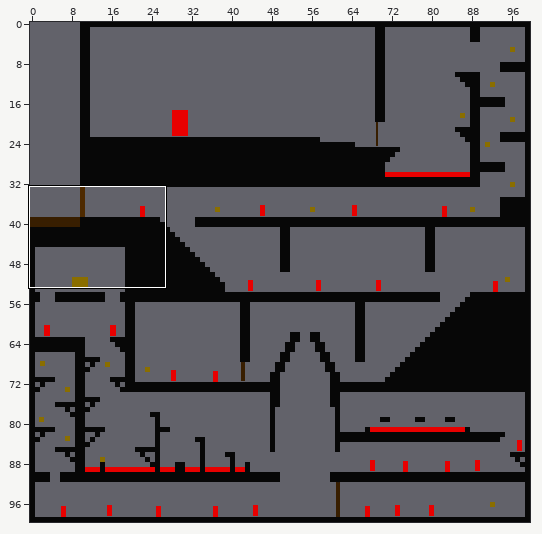
An edit to a level. Tiled map (JSON), assets/maps/Chateau.json. Above, an overview of the earlier version with the close-up marked.
Close-up. Before:
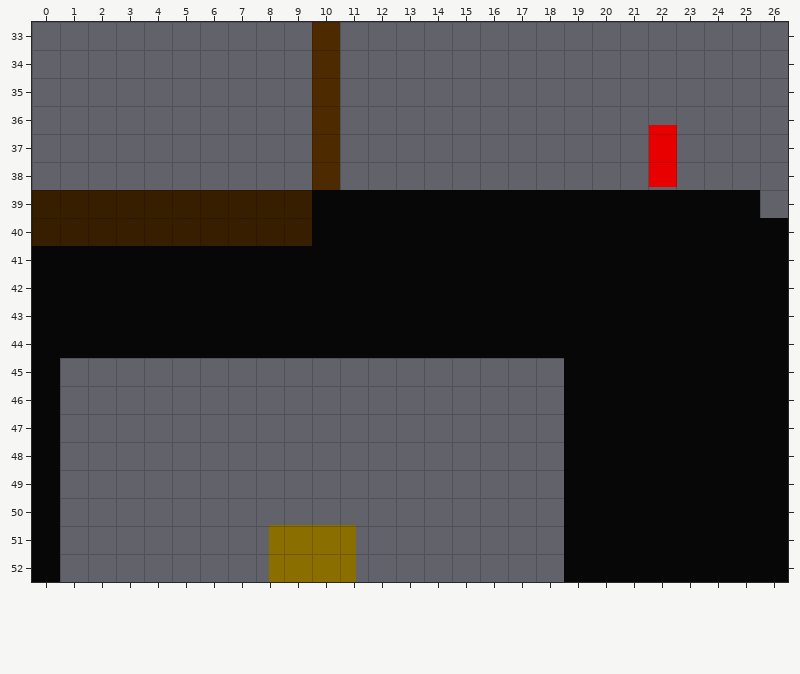
Cells are 32x32 px. Shown: x 0..26, y 33..52. The commit also changed other parts of the map, which this record leaves out.
The result:
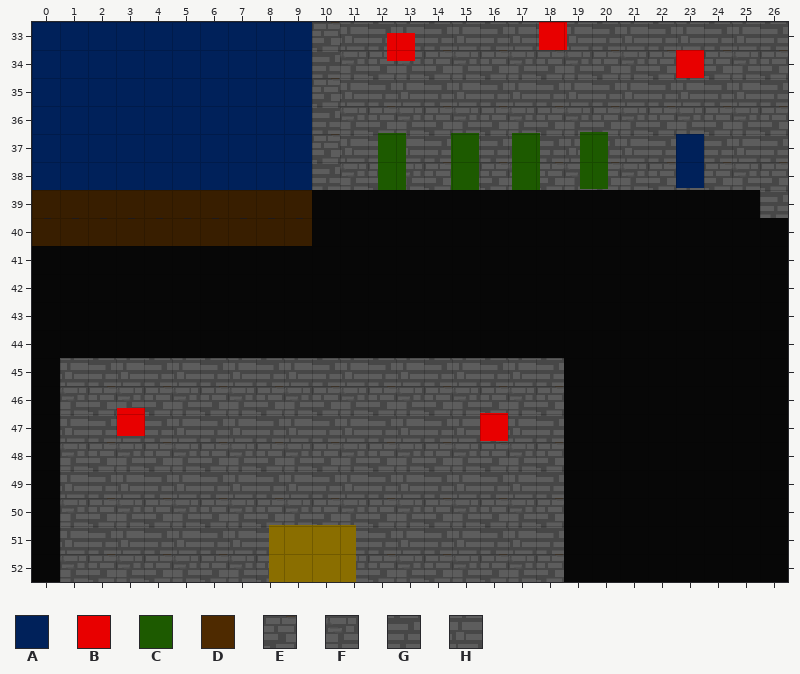
Key: from "tileset": A 2, B 4, C 201, D 204, E 404, F 405, G 504, H 505.
_ is an empty cell.
Objects are placed by their top-left corner, in cells (3,4 is the top-left corner of cell 3,4); size is 1x1 cell unless given.
What changed:
Layer "bg1":
There is now tile A in rows 33 to 38 at x 0 to 9.
The edit turns tile D into tile E in row 33 at x 10; in row 35 at x 10; in row 37 at x 10.
There is now tile E in row 34 at x 12, 14, 16, 18, 20, 22, 24 and 26; in row 36 at x 12, 14, 16, 18, 20, 22, 24 and 26; in row 38 at x 12, 14, 16, 18, 20, 22, 24 and 26; in row 46 at x 2, 4, 6, 8, 10, 12, 14, 16 and 18; in row 48 at x 2, 4, 6, 8, 10, 12, 14, 16 and 18; in row 50 at x 2, 4, 6, 8, 10, 12, 14, 16 and 18.
There is now tile E in row 52 at x 2, 4, 6, 8, 12, 14, 16 and 18.
There is now tile F in row 34 at x 11, 13, 15, 17, 19, 21, 23 and 25; in row 36 at x 11, 13, 15, 17, 19, 21, 23 and 25; in row 38 at x 11, 13, 15, 17, 19, 21, 23 and 25; in row 46 at x 1, 3, 5, 7, 9, 11, 13, 15 and 17; in row 48 at x 1, 3, 5, 7, 9, 11, 13, 15 and 17; in row 50 at x 1, 3, 5, 7, 9, 11, 13, 15 and 17.
There is now tile F in row 52 at x 1, 3, 5, 7, 11, 13, 15 and 17.
The edit turns tile D into tile G in row 34 at x 10; in row 36 at x 10; in row 38 at x 10.
There is now tile G in row 33 at x 12, 14, 16, 18, 20, 22, 24 and 26; in row 35 at x 12, 14, 16, 18, 20, 22, 24 and 26; in row 37 at x 12, 14, 16, 18, 20, 22, 24 and 26; in row 39 at x 26; in row 45 at x 2, 4, 6, 8, 10, 12, 14, 16 and 18; in row 47 at x 2, 4, 6, 8, 10, 12, 14, 16 and 18.
There is now tile G in row 49 at x 2, 4, 6, 8, 10, 12, 14, 16 and 18; in row 51 at x 2, 4, 6, 8, 12, 14, 16 and 18.
There is now tile H in row 33 at x 11, 13, 15, 17, 19, 21, 23 and 25; in row 35 at x 11, 13, 15, 17, 19, 21, 23 and 25; in row 37 at x 11, 13, 15, 17, 19, 21, 23 and 25; in row 45 at x 1, 3, 5, 7, 9, 11, 13, 15 and 17; in row 47 at x 1, 3, 5, 7, 9, 11, 13, 15 and 17; in row 49 at x 1, 3, 5, 7, 9, 11, 13, 15 and 17.
There is now tile H in row 51 at x 1, 3, 5, 7, 11, 13, 15 and 17.
Layer "Mobs":
A new object: B at 18.1,33.
A new object: B at 12.7,33.4.
A new object: B at 23,34.
A new object: A at 23,37 size 1x1.9.
A new object: C at 19.6,36.9 size 1x2.
A new object: C at 17.2,37 size 1x2.
A new object: C at 12.4,37 size 1x2.
A new object: C at 15,37 size 1x2.
A new object: B at 3,46.8.
A new object: B at 16,47.
Object B at 22,36.7 size 1x2.2 is removed.
Changed places in both close-ups, as pixel boxes (x1, y1, x2, y2):
changed: (32, 22, 788, 218)
added: (60, 358, 564, 582)
